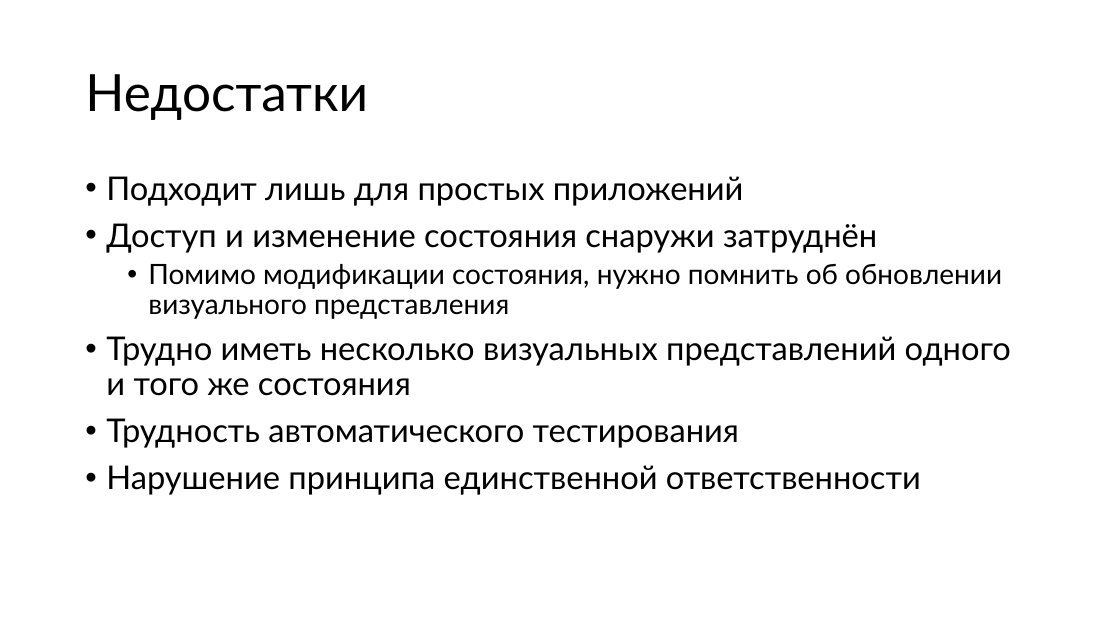
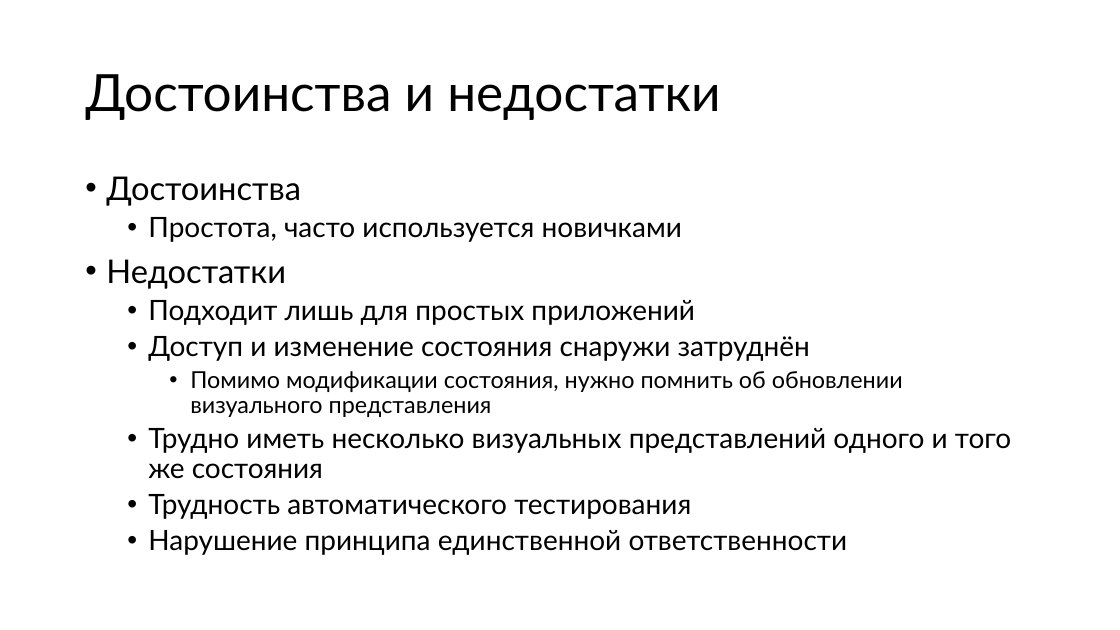
Before and after one commit to alexey-malov/ood, a slide deck: slide 8 of lectures/16.mvxx/mvxx.pptx (slide 11 before the commit). Drawn at 1120x630 pixels with LibreOffice and Linux fonts; fonts in the diff are those of the drawing. Boxes give left, top, right and bottom in pixels: in the first picture for what was removed or moved away, otherwise in the second. Text is boxed around its words. In the diff, an @@ line names an element or a change of style, - is before the commit and + after.

```diff
--- a/lectures/16.mvxx/mvxx.pptx
+++ b/lectures/16.mvxx/mvxx.pptx
@@ title at (x1=85, y1=74, x2=720, y2=120): text changed @@
-Недостатки
+Достоинства и недостатки
@@ text at (x1=106, y1=176, x2=682, y2=289): paragraphs added @@
+• Достоинства
+  • Простота, часто используется новичками
+• Недостатки
@@ text at (x1=148, y1=300, x2=1011, y2=555): size 28 to 24 pt in "Подходит лишь для простых приложений", "Доступ и изменение состояния снаружи затруднён", "Трудно иметь несколько визуальных представлений одного и ...", "Трудность автоматического тестирования" and 1 more places; size 24 to 20 pt in "Помимо модификации состояния, нужно помнить об обновлении ..."; list level 1 to 2 in "Подходит лишь для простых приложений"; list level 1 to 2 in "Доступ и изменение состояния снаружи ..."; list level 2 to 3 in "Помимо модификации состояния, нужно помнить ..."; list level 1 to 2 in "Трудно иметь несколько визуальных представлений ..."; list level 1 to 2 in "Трудность автоматического тестирования"; list level 1 to 2 in "Нарушение принципа единственной ответственности" @@
```
Also in this commit, not shown: 19 other slides changed, 9 slides added, 12 slides removed, 2 other files.
